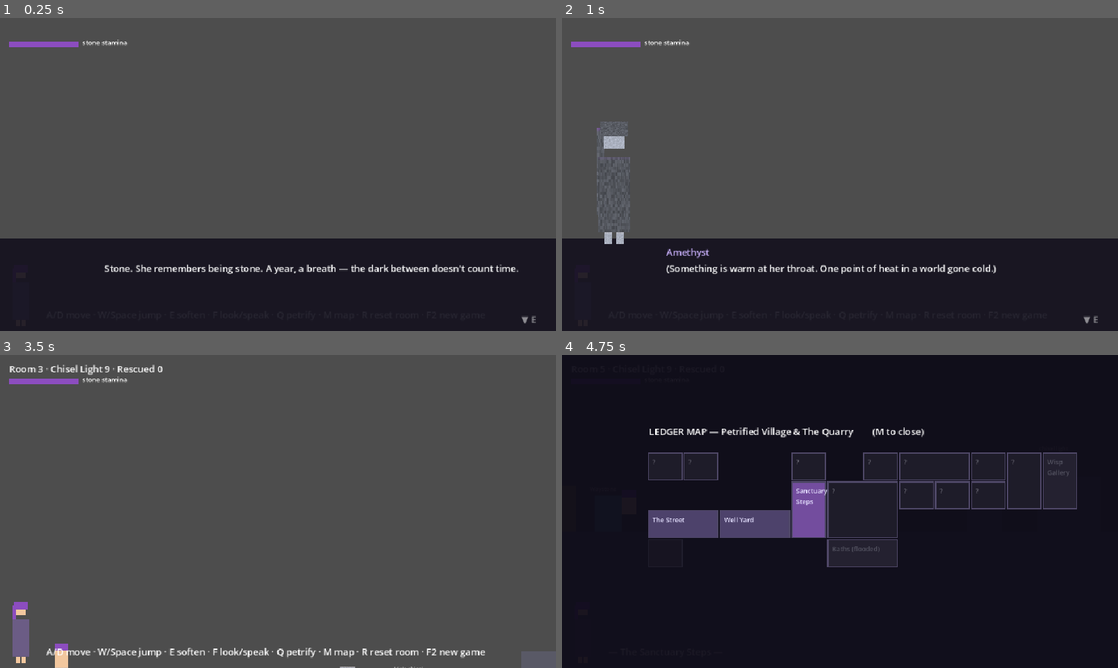
Above: before the commit, frames 1-4 (two rows, left to right).
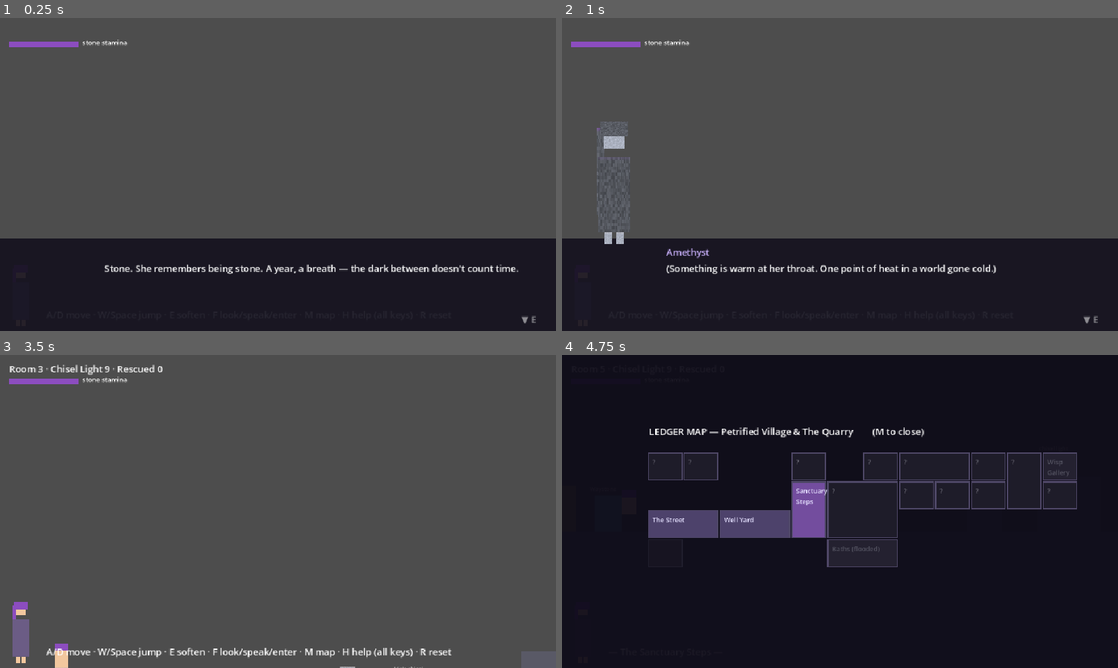
Above: after the commit, the same moments.

Repository: News664/Petr-Platformer
Game: Godot game, scene res://main.tscn
Two runs of this game, one before a commit and one after it. Both use one fixed random seed, a clock stepped at 60 frames per second and the inputs below.
Inputs:
- Up to frame 1 (0.25 s): no input
- Up to frame 2 (1 s): tap Enter at 0.5 s; hold D (move_right) from 0.53 s (still down); hold 1 (room_1) from 0.53 s (still down); tap Q (petrify) at 0.6 s; tap W (jump) at 0.77 s
- Up to frame 3 (3.5 s): tap W (jump) at 1.07, 1.52, 1.82, 3.02, 3.32 s; release 1 (room_1) at 1.28 s; tap 1 (room_1) at 1.35 s; tap 2 (room_2) at 1.55 s; release D (move_right) at 2.03 s; hold A (move_left) 2.03-2.78 s; hold 2 (room_2) 2.03-2.78 s; tap 3 (room_3) at 2.3, 2.85 s; tap R (restart) at 2.75 s; hold D (move_right) from 2.78 s (still down); tap 4 (room_4) at 3.05 s
- Up to frame 4 (4.75 s): hold 4 (room_4) 3.53-4.28 s; tap W (jump) at 3.77, 4.07, 4.52 s; tap 5 (room_5) at 3.8, 4.35 s; tap M (map) at 4.15 s; release D (move_right) at 4.28 s; hold A (move_left) from 4.28 s (still down); tap 6 (room_6) at 4.55 s

The runs differ from the first frame. In frame 3, 0.5% of the frame differs, in the area x 48-88%, y 93-97%; in frame 4, less than 0.1%.

Commit message:
Fix reset entry point, wrong-side clearability, add help overlay and Foredame boss
Reset now respawns at the door the player entered by (current_entry
tracked in main) instead of always the first spawn. Room 4 gains a
return overpass reachable only from an east step, so eastern entries
can always backtrack west without the pit puzzle (and it can't shortcut
the pit for western entries); room 9 gains an east-face terrace step so
haul-road arrivals can reach the west door with Brona rescued.

Add an H help overlay listing all key bindings (pauses game). Add the
Quarry boss graybox (foredame.gd, room 19): a telegraphed fist-slam
colossus defeated by luring slams onto three cracked pillars; win state
persists and opens the way to the Quarry Sanctuary. Switchback now
routes to the dig. Raise gdlint max-file-lines for the graybox room
builder file.

Co-Authored-By: Claude Fable 5 <noreply@anthropic.com>
Claude-Session: https://claude.ai/code/session_011V3pnfjeuUBpne29pX5SGL

Diff:
--- /dev/null
+++ b/game/scripts/foredame.gd
@@ -0,0 +1,105 @@
+class_name Foredame
+extends Node2D
+# Quarry boss graybox: a colossal half-carved statue puppeted by the
+# curse. Her fist telegraphs over Amethyst's position, then slams.
+# She cannot be hurt — she can only be tricked: lure the slams onto the
+# three cracked pillars holding up her dig, and the dig takes her.
+
+signal defeated
+
+const AIM_TIME := 1.0
+const SLAM_TIME := 0.22
+const REST_TIME := 0.9
+const RISE_TIME := 0.6
+const FIST_REST_Y := 150.0
+const FIST_FLOOR_Y := 445.0
+const HIT_RANGE := 48.0
+const PILLAR_RANGE := 55.0
+
+var pillars: Array = []  # [{body, x, broken}]
+
+var _fist: Sprite2D = null
+var _marker: Sprite2D = null
+var _state := "idle"
+var _timer := 1.5
+var _broken := 0
+
+
+func _ready() -> void:
+	# the torso, looming half-carved out of the back wall
+	var torso := Util.make_sprite(Vector2(220, 190), Color(0.5, 0.47, 0.44), true)
+	torso.position = Vector2(0, -330)
+	Util.set_petrify(torso, 1.0)
+	add_child(torso)
+	Util.label(self, Vector2(-50, -440), "THE FOREDAME")
+	_fist = Util.make_sprite(Vector2(64, 64), Color(0.45, 0.42, 0.4), true)
+	Util.set_petrify(_fist, 1.0)
+	_fist.position = Vector2(0, FIST_REST_Y - 480.0)
+	add_child(_fist)
+	_marker = Util.make_sprite(Vector2(64, 6), Color(0.9, 0.3, 0.3, 0.7))
+	_marker.visible = false
+	add_child(_marker)
+
+
+func add_pillar(body: StaticBody2D, x: float) -> void:
+	pillars.append({"body": body, "x": x, "broken": false})
+
+
+func _physics_process(delta: float) -> void:
+	_timer -= delta
+	match _state:
+		"idle":
+			if _timer <= 0.0:
+				_state = "aim"
+				_timer = AIM_TIME
+				_marker.visible = true
+		"aim":
+			# the fist shadows Amethyst until the last instant
+			var target_x: float = G.player_focus().x - global_position.x
+			_fist.position.x = target_x
+			_marker.position = Vector2(target_x, FIST_FLOOR_Y - 480.0 + 32.0)
+			if _timer <= 0.0:
+				_state = "slam"
+				_timer = SLAM_TIME
+				_marker.visible = false
+		"slam":
+			_fist.position.y = lerpf(FIST_REST_Y - 480.0, FIST_FLOOR_Y - 480.0,
+					1.0 - _timer / SLAM_TIME)
+			if _timer <= 0.0:
+				_land()
+				_state = "rest"
+				_timer = REST_TIME
+		"rest":
+			if _timer <= 0.0:
+				_state = "rise"
+				_timer = RISE_TIME
+		"rise":
+			_fist.position.y = lerpf(FIST_FLOOR_Y - 480.0, FIST_REST_Y - 480.0,
+					1.0 - _timer / RISE_TIME)
+			if _timer <= 0.0:
+				_state = "idle"
+				_timer = 0.6
+
+
+func _land() -> void:
+	var fist_x := global_position.x + _fist.position.x
+	var player := G.player
+	if player != null and is_instance_valid(player) \
+			and absf(player.global_position.x - fist_x) < HIT_RANGE \
+			and player.global_position.y > 380.0:
+		player.respawn("The fist of the Foredame. The world rings like a struck slab.")
+	for p in pillars:
+		if not p.broken and absf(p.x - fist_x) < PILLAR_RANGE:
+			p.broken = true
+			_broken += 1
+			(p.body as Node).queue_free()
+			if _broken >= pillars.size():
+				G.say("The last pillar shatters — the dig groans, and takes her.")
+				set_physics_process(false)
+				_fist.visible = false
+				_marker.visible = false
+				defeated.emit()
+			else:
+				G.say("The pillar shatters under her own fist! (%d of %d)"
+						% [_broken, pillars.size()])
+			return
--- /dev/null
+++ b/game/scripts/help.gd
@@ -0,0 +1,55 @@
+class_name HelpOverlay
+extends CanvasLayer
+# Floating key-binding reference (H). Pauses the game while open.
+
+const LINES := """MOVEMENT
+  A / D  or  ← / →      move
+  W / Space / ↑          jump
+
+THE AMULET
+  E                      soften the nearest statue / re-freeze her early
+                         (also advances dialogue)
+  F                      look at / speak to a statue · enter doorways
+  Q                      petrify yourself (once learned)
+
+WORLD
+  M                      ledger map
+  R                      reset the room (returns to the door you entered by)
+  H                      this help
+
+DEV / TEST
+  1–7                    jump to a room · [ ] step through all rooms
+  F1                     debug long soften (60 s)
+  F2                     new game (wipes the autosave)"""
+
+var open := false
+
+
+func _ready() -> void:
+	layer = 11
+	process_mode = Node.PROCESS_MODE_ALWAYS
+	visible = false
+	var bg := ColorRect.new()
+	bg.color = Color(0.05, 0.04, 0.09, 0.94)
+	bg.size = Vector2(960, 540)
+	add_child(bg)
+	var title := Label.new()
+	title.text = "KEYS        (H to close)"
+	title.position = Vector2(200, 60)
+	add_child(title)
+	var body := Label.new()
+	body.text = LINES
+	body.position = Vector2(200, 100)
+	add_child(body)
+
+
+func toggle() -> void:
+	open = not open
+	visible = open
+	get_tree().paused = open
+
+
+func _unhandled_input(event: InputEvent) -> void:
+	if open and event.is_action_pressed("help"):
+		get_viewport().set_input_as_handled()
+		toggle()
--- a/game/scripts/level.gd
+++ b/game/scripts/level.gd
@@ -57,6 +57,8 @@
 			_build_haul_road()
 		18:
 			_build_switchback()
+		19:
+			_build_foredame_dig()
 		_:
 			_build_sample_palace()
 
@@ -377,8 +379,12 @@
 	Util.block(self, Rect2(840, 480, 440, 240))
 	Util.block(self, Rect2(686, 496, 14, 224))     # pit wall left
 	Util.block(self, Rect2(840, 496, 14, 224))     # pit wall right
-	Util.block(self, Rect2(700, 576, 140, 144))    # pit floor: kneeler-viable depth
-	Util.label(self, Vector2(730, 546), "stuck? R")
+	Util.block(self, Rect2(700, 572, 140, 148))    # pit floor: kneeler-viable depth
+	Util.label(self, Vector2(730, 542), "stuck? R")
+	# return overpass: reachable only from the east step, so backtracking
+	# west is always possible, but it can never shortcut the pit eastward
+	Util.block(self, Rect2(860, 416, 40, 12))      # east step up
+	Util.block(self, Rect2(620, 352, 240, 14))     # overpass spanning the pit
 	_make_waystone(Vector2(140, 480))
 	var marla := _make_npc(Vector2(380, 464), "kneeler", "Marla")
 	if marla:
@@ -669,8 +675,11 @@
 	# branch room: climb the slabs to the Crane Yard (top-east door) or walk
 	# the lower corridor to The Cut (ground-east door)
 	Util.block(self, Rect2(0, 480, 1280, 240))      # floor
-	Util.block(self, Rect2(300, 432, 50, 48))       # step
+	Util.block(self, Rect2(300, 432, 50, 48))       # step, west face
 	Util.block(self, Rect2(350, 384, 250, 96))      # terrace ledge
+	Util.block(self, Rect2(600, 432, 40, 48))       # step, east face — the
+	# terrace is climbable from both sides, so entering from the haul road
+	# can always reach the west door even with Brona rescued
 	Util.block(self, Rect2(640, 336, 60, 16))       # hop slab
 	Util.block(self, Rect2(700, 288, 300, 16))      # slab B (floating scaffold)
 	Util.block(self, Rect2(960, 240, 50, 16))       # hop slab
@@ -846,19 +855,67 @@
 	Util.block(self, Rect2(340, 300, 80, 14))
 	Util.block(self, Rect2(200, 240, 80, 14))
 	_make_chisel_mote(Vector2(150, 180))
-	# the Depths, sealed for now
-	Util.block(self, Rect2(1240, 360, 40, 120), Color(0.35, 0.3, 0.28))
-	var seal := Util.area(self, Rect2(1216, 400, 24, 80), Color(0, 0, 0, 0))
-	seal.body_entered.connect(func(body: Node) -> void:
-		if body is Player and not G.seen.get("q_depths", false):
-			G.seen["q_depths"] = true
-			G.say("Beyond: the Wisp Gallery and the deep quarry. The air hums. "
-					+ "(Sealed — end of the current slice.)")
-	)
+	# the Depths: the Wisp Gallery is unbuilt, so the road runs straight
+	# to the dig for now (dev shortcut, noted in AREA_QUARRY.md)
+	_make_door(Rect2(1256, 400, 24, 80), "the dig →", 19, "west")
 	_make_door(Rect2(0, 400, 24, 80), "", 11, "east")
 	_make_door(Rect2(0, 128, 24, 80), "scaffold ↑", 16, "east")
 	_spawn_player({"default": Vector2(60, 460), "bottom": Vector2(60, 460),
-			"top": Vector2(60, 188)})
+			"top": Vector2(60, 188), "east": Vector2(1180, 460)})
+	player.petrify_enabled = false
+	player.push_enabled = G.seen.get("masons_grip", false)
+
+
+# --------------------------------------------- room 19: foredame's dig
+func _build_foredame_dig() -> void:
+	G.say("— The Quarry: Foredame's Dig —")
+	Util.block(self, Rect2(0, 480, 1280, 240))
+	_make_door(Rect2(0, 400, 24, 80), "", 18, "east")
+	if G.seen.get("foredame_down", false):
+		# the dig, collapsed and quiet
+		for x in [420, 660, 900]:
+			var rubble := Util.make_sprite(Vector2(70, 26), Color(0.4, 0.37, 0.34))
+			rubble.position = Vector2(x, 467)
+			add_child(rubble)
+		_make_entrance(Rect2(1150, 400, 48, 80), "Quarry Sanctuary (F)",
+				func() -> void:
+					G.say("The Quarry Sanctuary waits beyond — Chisel Dash. "
+							+ "(Next slice.)"))
+		_spawn_player({"default": Vector2(60, 460), "west": Vector2(60, 460)})
+		player.petrify_enabled = false
+		player.push_enabled = G.seen.get("masons_grip", false)
+		return
+	var boss := Foredame.new()
+	boss.position = Vector2(640, 480)
+	add_child(boss)
+	for x in [400.0, 640.0, 880.0]:
+		var pillar := Util.block(self, Rect2(x - 20, 420, 40, 60), Color(0.55, 0.5, 0.45))
+		Util.label(pillar, Vector2(-30, -46), "cracked pillar")
+		boss.add_pillar(pillar, x)
+	boss.defeated.connect(func() -> void:
+		G.seen["foredame_down"] = true
+		G.save_state(room)
+		_skit_once("q_boss_down", [
+			{"who": "narrator", "text": "The scaffolding shrieks. The half-carved "
+					+ "colossus folds into her own excavation, fist still open."},
+			{"who": "ame", "text": "You were somebody's work. Somebody stood where I'm "
+					+ "standing and carved your face. Rest now."},
+			{"who": "narrator", "text": "In the settling dust, the way to the Quarry "
+					+ "Sanctuary stands clear."},
+		])
+		_make_entrance(Rect2(1150, 400, 48, 80), "Quarry Sanctuary (F)",
+				func() -> void:
+					G.say("The Quarry Sanctuary waits beyond — Chisel Dash. "
+							+ "(Next slice.)"))
+	)
+	_skit_once("q_boss_intro", [
+		{"who": "narrator", "text": "The dig is a cathedral of cut stone. At its head, "
+				+ "a colossus no one finished — and the curse got into what was "
+				+ "carved of her."},
+		{"who": "ame", "text": "She swings like a hammer. And a hammer doesn't care "
+				+ "what it hits — not even its own scaffolding."},
+	])
+	_spawn_player({"default": Vector2(60, 460), "west": Vector2(60, 460)})
 	player.petrify_enabled = false
 	player.push_enabled = G.seen.get("masons_grip", false)
 
--- a/game/scripts/main.gd
+++ b/game/scripts/main.gd
@@ -1,12 +1,14 @@
 extends Node2D
 # Bootstraps input, HUD, camera, and room switching.
 
-const MAX_ROOM := 18
+const MAX_ROOM := 19
 
 var current_room := 1
+var current_entry := "default"
 var level: Level = null
 var camera: Camera2D = null
 var map: MapOverlay = null
+var help: HelpOverlay = null
 
 var _msg_label: Label = null
 var _stats_label: Label = null
@@ -32,17 +34,20 @@
 	G.dialogue = dlg
 	map = MapOverlay.new()
 	add_child(map)
+	help = HelpOverlay.new()
+	add_child(help)
 	G.message.connect(_on_message)
 	var saved_room := G.load_state()
 	load_room(saved_room if saved_room > 0 else 3)
-	G.say("A/D move · W/Space jump · E soften · F look/speak · Q petrify · "
-			+ "M map · R reset room · F2 new game")
+	G.say("A/D move · W/Space jump · E soften · F look/speak/enter · "
+			+ "M map · H help (all keys) · R reset")
 
 
 func load_room(n: int, entry := "default") -> void:
 	if level != null:
 		level.queue_free()
 	current_room = n
+	current_entry = entry
 	G.chisel = 9  # test-mode: every room (re)load restores the budget
 	G.visited[n] = true
 	G.save_state(n)
@@ -71,13 +76,18 @@
 
 func _unhandled_input(event: InputEvent) -> void:
 	if event.is_action_pressed("map"):
-		if not G.dialogue.is_active():
+		if not G.dialogue.is_active() and not help.open:
 			map.toggle(current_room)
 		return
-	if map.open:
+	if event.is_action_pressed("help"):
+		if not G.dialogue.is_active() and not map.open:
+			help.toggle()
+		return
+	if map.open or help.open:
 		return
 	if event.is_action_pressed("restart"):
-		load_room(current_room)
+		# reset returns to the door the player originally entered by
+		load_room(current_room, current_entry)
 		G.say("Room reset.")
 	elif event.is_action_pressed("room_1"):
 		load_room(1)
@@ -181,6 +191,7 @@
 	_add_key_action("room_prev", [KEY_BRACKETLEFT])
 	_add_key_action("room_next", [KEY_BRACKETRIGHT])
 	_add_key_action("map", [KEY_M])
+	_add_key_action("help", [KEY_H])
 	_add_key_action("debug_soften", [KEY_F1])
 	_add_key_action("new_game", [KEY_F2])
 
--- a/game/scripts/map.gd
+++ b/game/scripts/map.gd
@@ -23,12 +23,13 @@
 	17: {"rect": Rect2i(8, 1, 1, 1), "label": "Haul Road"},
 	11: {"rect": Rect2i(9, 1, 1, 1), "label": "The Cut"},
 	18: {"rect": Rect2i(10, 0, 1, 2), "label": "Switch-\nback"},
+	19: {"rect": Rect2i(11, 1, 1, 1), "label": "The Dig"},
 	1: {"rect": Rect2i(0, 0, 1, 1), "label": "dev 1"},
 	2: {"rect": Rect2i(1, 0, 1, 1), "label": "dev 2"},
 }
 # unexplored neighbors: sealed major areas
 const STUBS := [
-	{"rect": Rect2i(11, 0, 1, 2), "label": "Wisp\nGallery"},
+	{"rect": Rect2i(11, 0, 1, 1), "label": "Wisp\nGallery"},
 	{"rect": Rect2i(5, 3, 2, 1), "label": "Baths (flooded)"},
 ]
 # hidden spaces: barely-there outlines, no label — the map keeps secrets
Not shown, added: game/.gdlintrc
